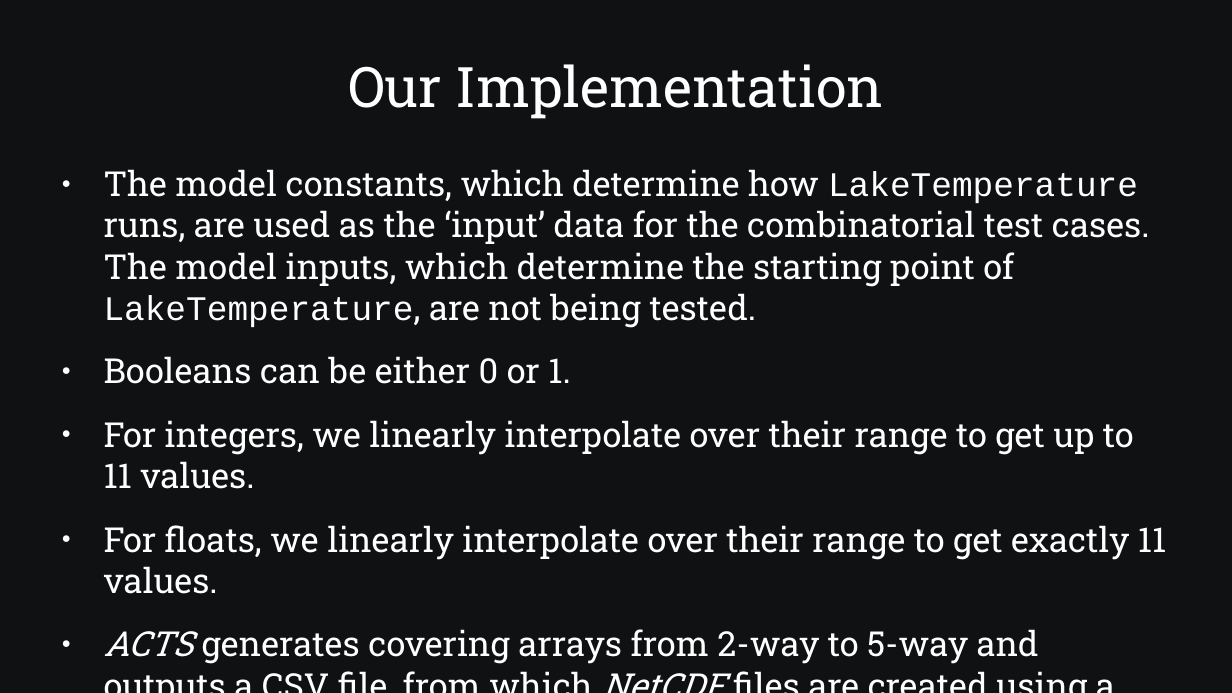
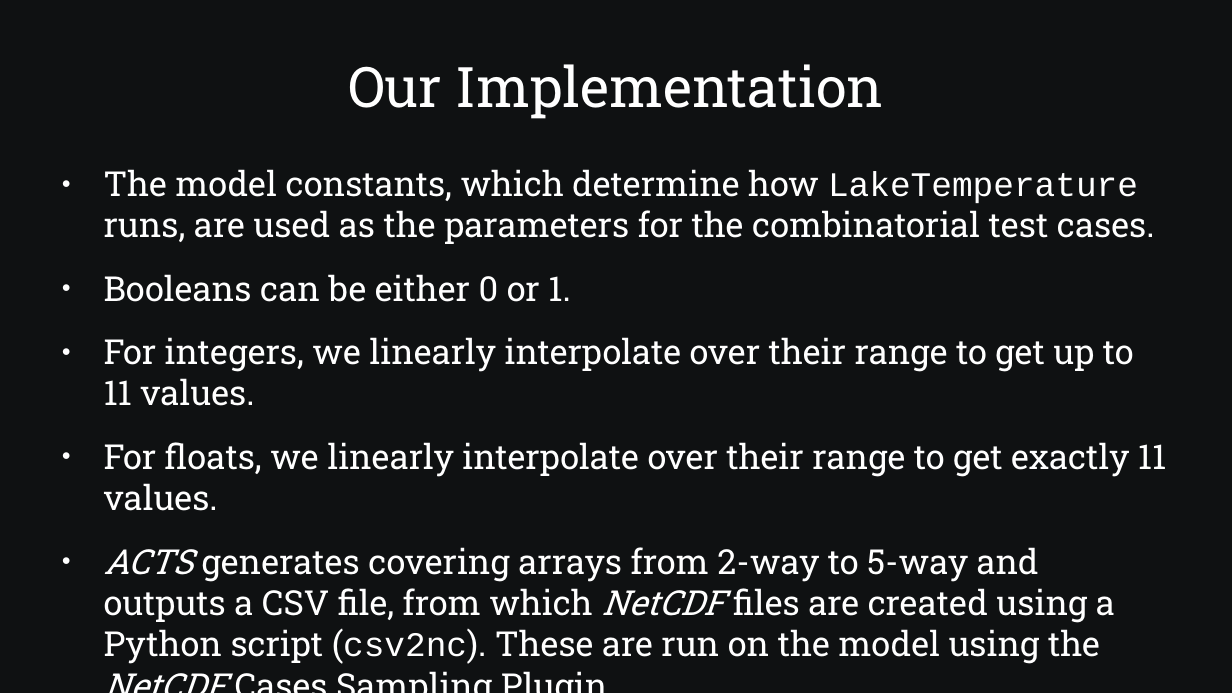
Before and after one commit to SamAllen06/lake_temp_work, a slide deck: slide 4 of documentation/for_collaborators/AnalysisOverview.pptx. Drawn at 1232x693 pixels with LibreOffice and Linux fonts; fonts in the diff are those of the drawing. Boxes give left, top, right and bottom in pixels: in the first picture for what was removed or moved away, otherwise in the second. Text is boxed around its words. In the diff, an @@ line names an element or a change of style, - is before the commit and + after.

```diff
--- a/documentation/for_collaborators/AnalysisOverview.pptx
+++ b/documentation/for_collaborators/AnalysisOverview.pptx
@@ text at (x1=104, y1=169, x2=1155, y2=244): text changed @@
-● The model constants, which determine how LakeTemperature runs, are used as the ‘input’ data for the combinatorial test cases. The model inputs, which determine the starting point of LakeTemperature, are not being tested.
+● The model constants, which determine how LakeTemperature runs, are used as the parameters for the combinatorial test cases.
```
Also in this commit, not shown: 4 other slides changed, 1 other file.
